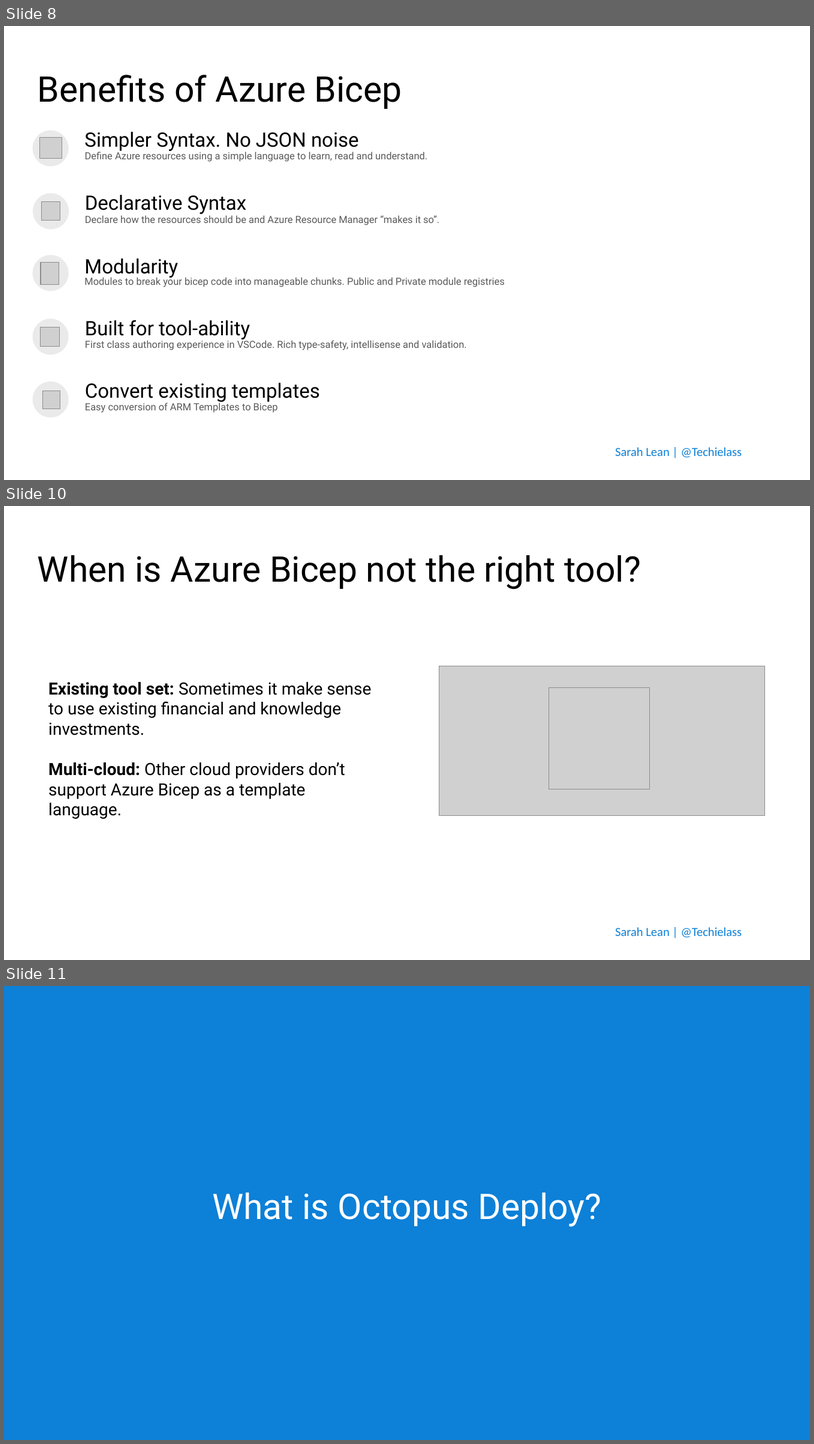
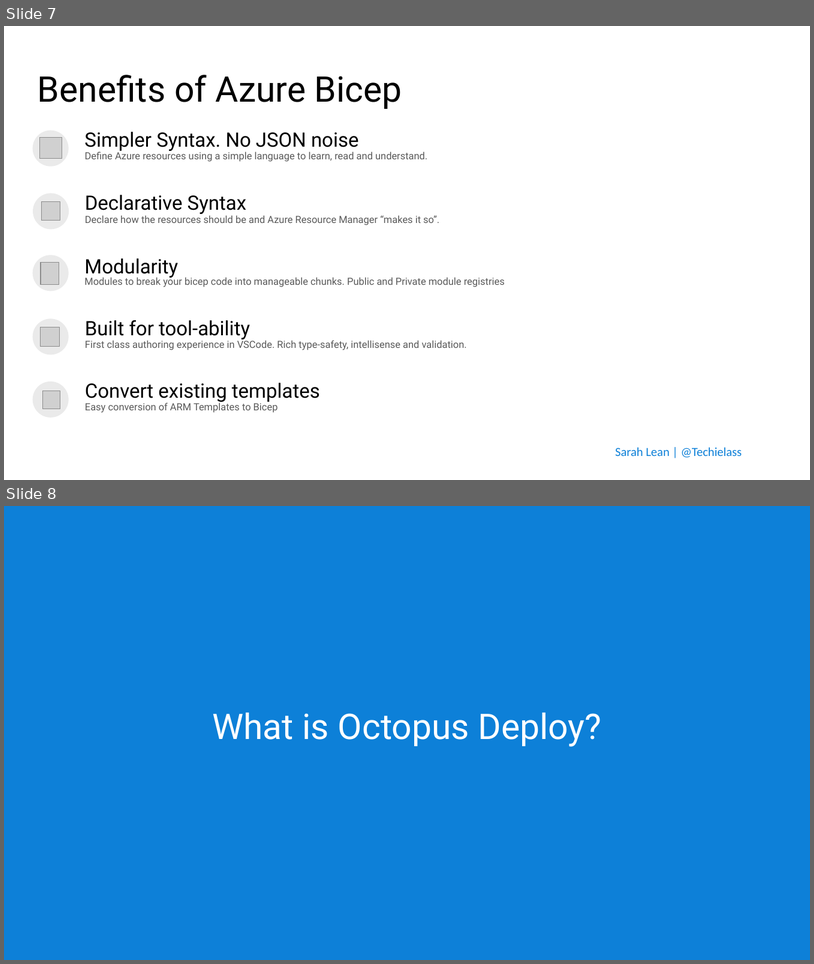
Before and after one commit to weeyin83/Presentations, a slide deck: 2022/bicepoctopus/CombineAzureBicepandOctopusDeploy_Public.pptx. Shown one above the other, each under a label of ours: slides 8, 10 and 11 before the commit, slides 7 and 8 after it; the slides between them are not shown. The pictures are 814x1444 and 814x964 pixels, drawn with LibreOffice and Linux fonts; fonts in the diff are those of the drawing; grey boxes stand for pictures; background and template pictures are left out. Boxes give left, top, right and bottom in pixels: in the first picture for what was removed or moved away, otherwise in the second. Text is boxed around its words. In the diff, an @@ line names an element or a change of style, - is before the commit and + after.

```diff
--- a/2022/bicepoctopus/CombineAzureBicepandOctopusDeploy_Public.pptx
+++ b/2022/bicepoctopus/CombineAzureBicepandOctopusDeploy_Public.pptx
@@ slide 10 removed at (4,506,810,960), background #FFFFFF; not listed: 1 template element that a slide beside it also shows @@
@@ title removed at (38,555,641,589) @@
-When is Azure Bicep not the right tool?
@@ picture removed at (440,666,765,815) @@
@@ text removed at (48,682,371,819) @@
-Existing tool set: Sometimes it make sense to use existing financial and knowledge investments.
-Multi-cloud: Other cloud providers don’t support Azure Bicep as a template language.
@@ picture removed at (549,687,651,789) @@
@@ what was slide 8 is now slide 7 @@
@@ what was slide 11 is now slide 8 @@
```
Also in this commit, not shown: 1 slide changed, 4 other slides removed.
